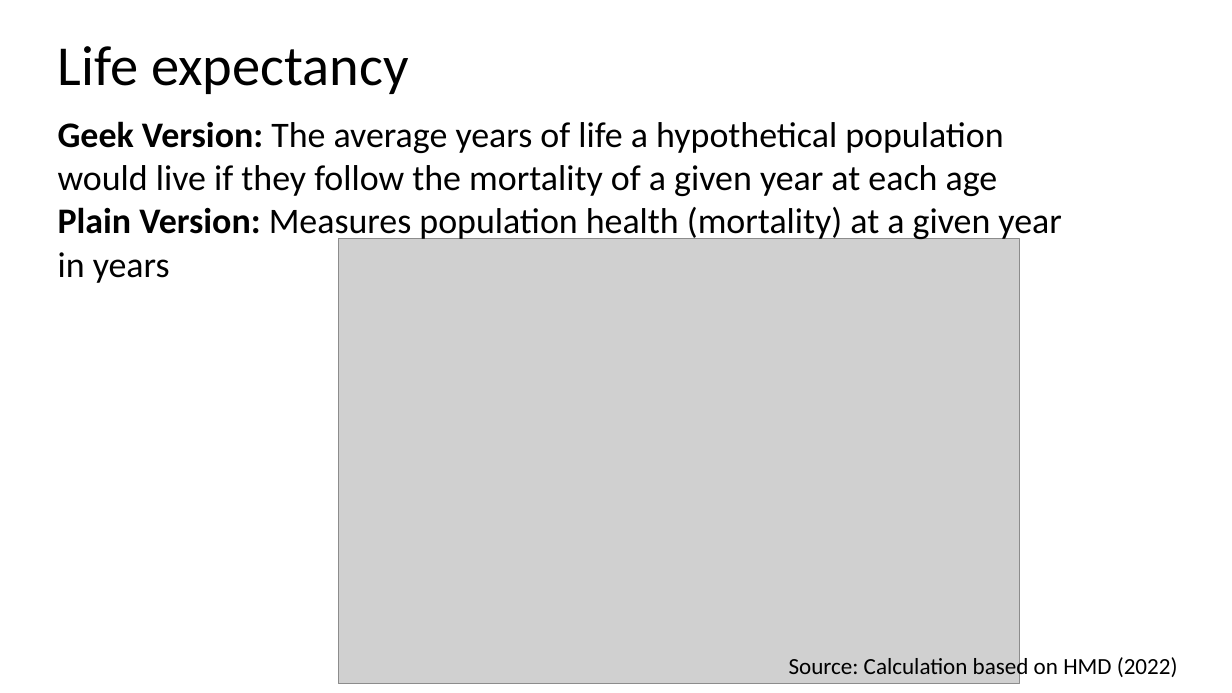
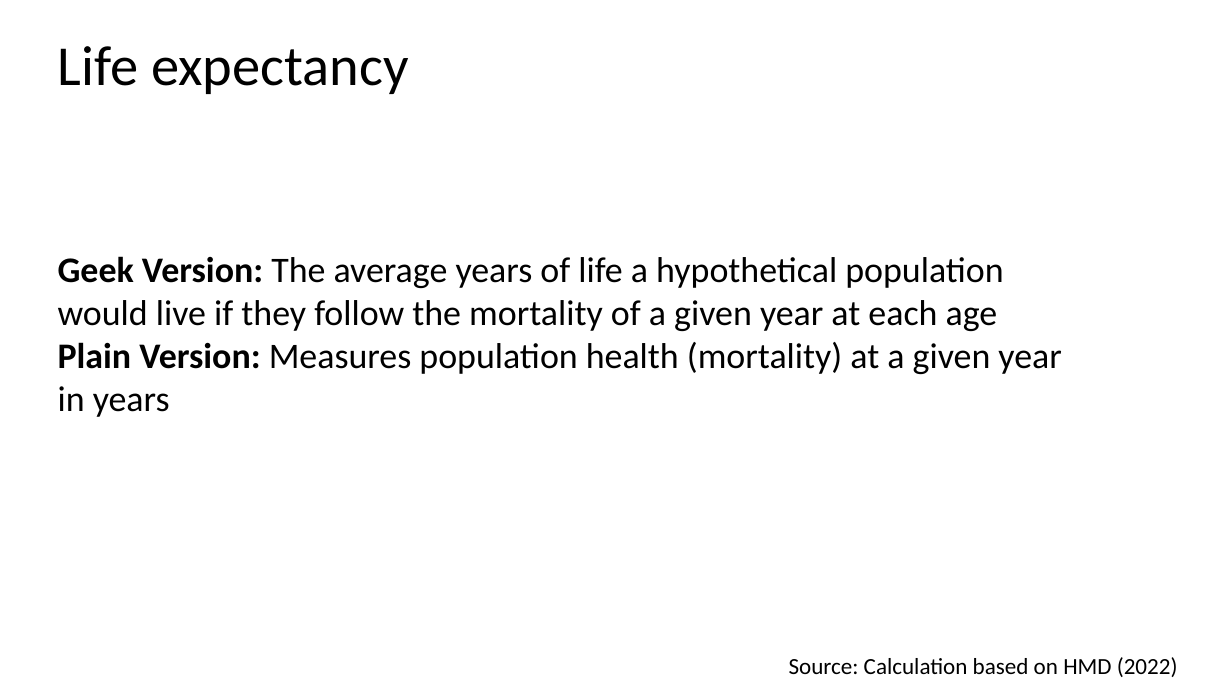
Before and after one commit to WenSu221/Gompertz_Decomp, a slide deck: slide 2 of What Changes in Life expectancy reveals about US.pptx. Drawn at 1232x693 pixels with LibreOffice and Linux fonts; fonts in the diff are those of the drawing; grey boxes stand for pictures. Boxes give left, top, right and bottom in pixels: in the first picture for what was removed or moved away, otherwise in the second. Text is boxed around its words. In the diff, an @@ line names an element or a change of style, - is before the commit and + after.

```diff
--- a/What Changes in Life expectancy reveals about US.pptx
+++ b/What Changes in Life expectancy reveals about US.pptx
@@ picture removed at [338, 239, 1020, 685] @@
@@ text "Geek Version: The average years ...": place and size @@
-text "Geek Version: The average years ..." at [58, 121, 1061, 283]
+text "Geek Version: The average years ..." at [58, 256, 1061, 417]
```
Also in this commit, not shown: 2 other slides changed, 1 other file.
